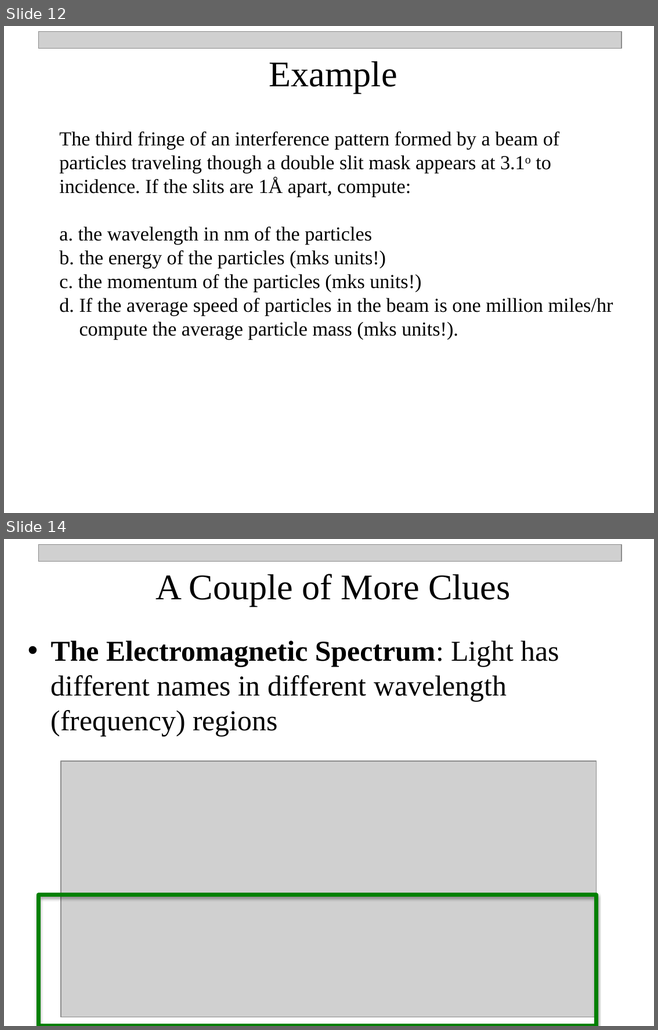
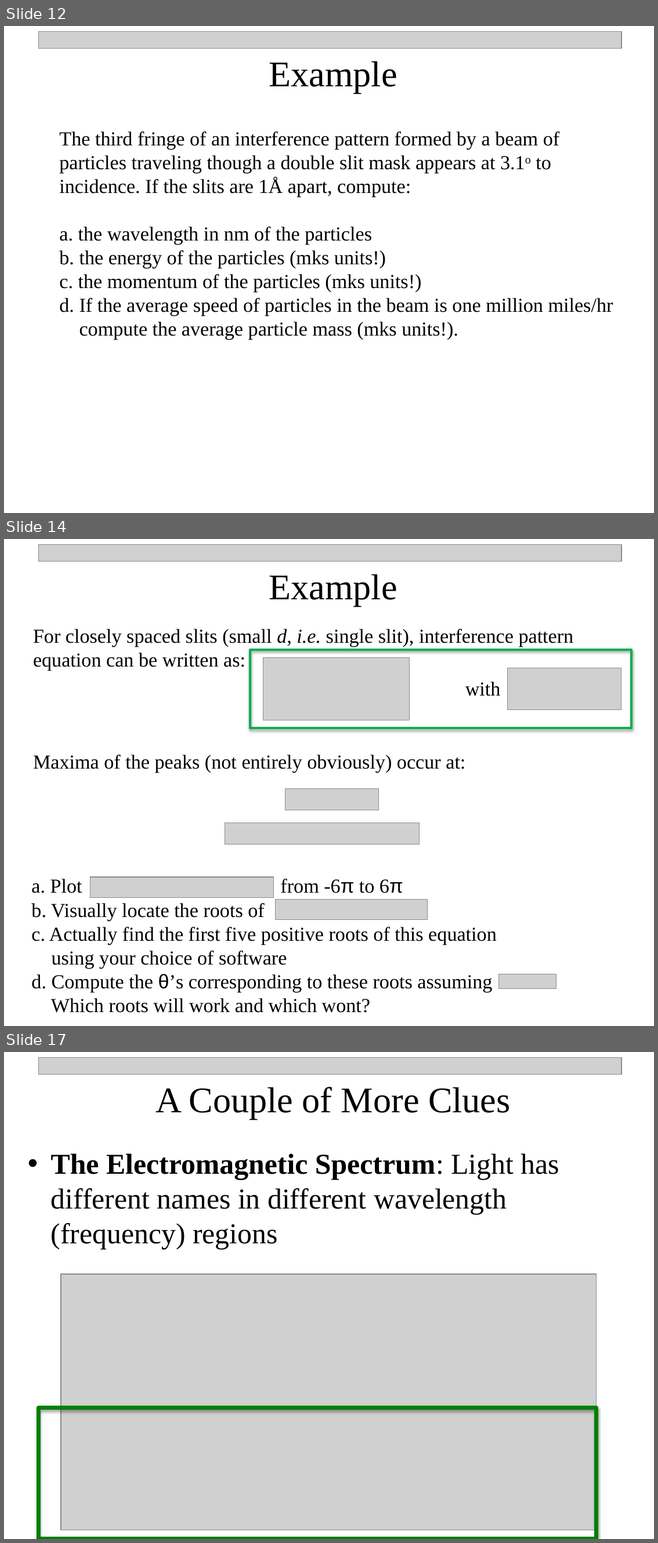
Before and after one commit to npetraco/CHE302, a slide deck: Notes/3_Quantum_TheoryII.pptx. Shown one above the other, each under a label of ours: slides 12 and 14 before the commit, slides 12, 14 and 17 after it; the slides between them are not shown. The pictures are 658x1030 and 658x1543 pixels, drawn with LibreOffice and Linux fonts; fonts in the diff are those of the drawing; grey boxes stand for pictures. Boxes give left, top, right and bottom in pixels: in the first picture for what was removed or moved away, otherwise in the second. Text is boxed around its words. In the diff, an @@ line names an element or a change of style, - is before the commit and + after.

```diff
--- a/Notes/3_Quantum_TheoryII.pptx
+++ b/Notes/3_Quantum_TheoryII.pptx
@@ slide 14 added at (x1=4, y1=539, x2=654, y2=1026), background #FFFFFF @@
@@ picture added at (x1=38, y1=544, x2=621, y2=561) @@
@@ text added at (x1=269, y1=574, x2=397, y2=606), 40 pt, text #000000 @@
+Example
@@ text added at (x1=33, y1=629, x2=574, y2=671), 22 pt, text #000000 @@
+For closely spaced slits (small d, i.e. single slit), interference pattern equation can be written as:
@@ rectangle added at (x1=250, y1=650, x2=632, y2=729), outline #00B050 2.75 pt @@
@@ picture added at (x1=263, y1=658, x2=409, y2=720) @@
@@ picture added at (x1=507, y1=668, x2=621, y2=710) @@
@@ text added at (x1=465, y1=682, x2=500, y2=696), 22 pt, text #000000 @@
+with
@@ text added at (x1=33, y1=755, x2=465, y2=773), 22 pt, text #000000 @@
+Maxima of the peaks (not entirely obviously) occur at:
@@ picture added at (x1=285, y1=788, x2=378, y2=810) @@
@@ picture added at (x1=224, y1=823, x2=419, y2=844) @@
@@ text added at (x1=31, y1=879, x2=496, y2=1013), 22 pt, text #000000 @@
+a. Plot from -6π to 6π
+b. Visually locate the roots of
+c. Actually find the first five positive roots of this equation
+using your choice of software
+d. Compute the θ’s corresponding to these roots assuming
+Which roots will work and which wont?
@@ picture added at (x1=90, y1=878, x2=274, y2=897) @@
@@ picture added at (x1=275, y1=900, x2=427, y2=919) @@
@@ picture added at (x1=498, y1=974, x2=556, y2=988) @@
@@ what was slide 14 is now slide 17 @@
```
Also in this commit, not shown: 2 slides changed, 2 other slides added, 3 other files.
